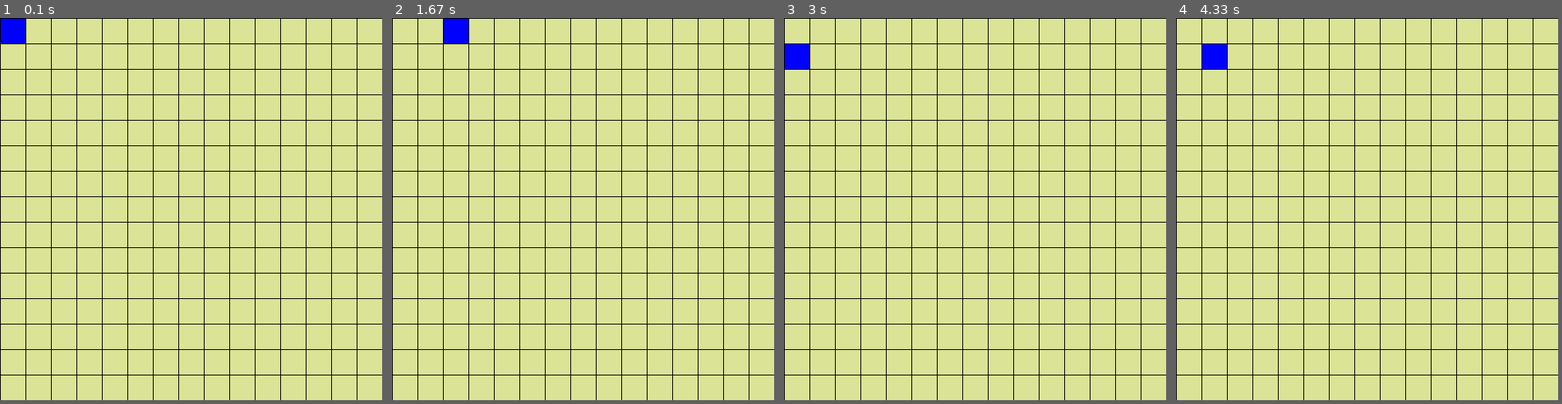
Above: before the commit, frames 1-4 (left to right).
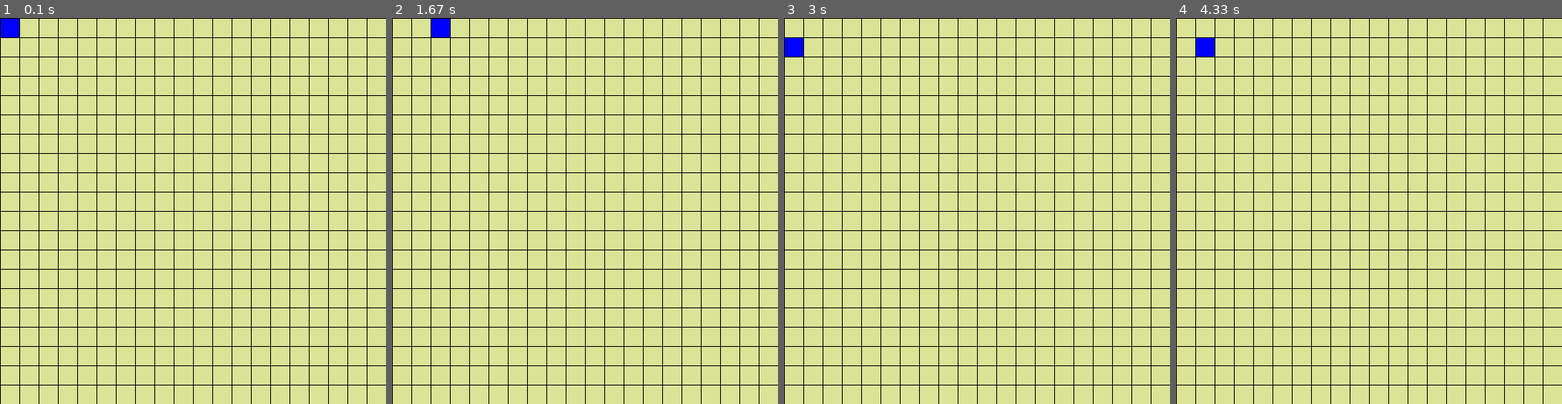
Above: after the commit, the same moments.

Repository: WallAshing/Pygame_labyrith
Game: pygame game, started from python.py
Two runs of this game, one before a commit and one after it. Both use one fixed random seed, a clock stepped at 60 frames per second and the inputs below.
Inputs:
- Up to frame 1 (0.1 s): no input
- Up to frame 2 (1.67 s): hold Right 0.33-0.8 s; hold Right 1.17-1.63 s
- Up to frame 3 (3 s): hold Left 1.67-2.2 s; hold Down 2.23-2.53 s; hold Left 2.57-2.97 s
- Up to frame 4 (4.33 s): hold Up 3-3.37 s; hold Right 3.4-4.03 s; hold Down from 4.07 s (still down)
The window is 495x495 before the commit and 500x500 after it. Grey fills any space a smaller window leaves; there, only what the larger window draws over its background counts as a difference.

The runs differ from the first frame. In frame 1, 13% of the frame differs, in the area x 0-100%, y 0-100%; in frame 2, 13%; in frame 3, 13%; in frame 4, 13%.

Commit message:
mapInit bug fix

Diff:
--- a/createNewMap.py
+++ b/createNewMap.py
@@ -12,10 +12,10 @@
 variables = Variables()
 
 def mapInit() :
-    for i in range(variables.mapSize + 1) :
-        for j in range(variables.mapSize + 1) :
+    for i in range(variables.mapSize) :
+        for j in range(variables.mapSize) :
             # if random.randint(1, 4) != 1 :
-            pygame.draw.rect(ecran, (218, 227, 150), pygame.Rect((i*variables.caseSize) - (variables.caseSize - 1), (j*variables.caseSize) - (variables.caseSize -1), (variables.caseSize - 1), (variables.caseSize - 1)))
+            pygame.draw.rect(ecran, (218, 227, 150), pygame.Rect((i*variables.caseSize) + 1, (j*variables.caseSize) + 1, (variables.caseSize - 1), (variables.caseSize - 1)))
             # else :
             #     pygame.draw.rect(ecran, (95, 97, 80), pygame.Rect((i*variables.caseSize) - (variables.caseSize - 1), (j*variables.caseSize) - (variables.caseSize -1), (variables.caseSize - 1), (variables.caseSize - 1)))
 
@@ -23,7 +23,7 @@
 # def mapDisplay() :
 #     for x in map :
 #         for y in map[x] :
-#             if map[x][y] == 1 :
-#                 pygame.draw.rect(ecran, (95, 97, 80), pygame.Rect((x*variables.caseSize) - (variables.caseSize - 1), (y*variables.caseSize) - (variables.caseSize -1), (variables.caseSize - 1), (variables.caseSize - 1)))
+# 			if map[x][y] == 1 :
+# 				pygame.draw.rect(ecran, (95, 97, 80), pygame.Rect((i*variables.caseSize) + 1, (j*variables.caseSize) + 1, (variables.caseSize - 1), (variables.caseSize - 1)))
 #             else :
-#                 pygame.draw.rect(ecran, (218, 227, 150), pygame.Rect((x*variables.caseSize) - (variables.caseSize - 1), (y*variables.caseSize) - (variables.caseSize -1), (variables.caseSize - 1), (variables.caseSize - 1)))
+#                 pygame.draw.rect(ecran, (218, 227, 150), pygame.Rect((i*variables.caseSize) + 1, (j*variables.caseSize) + 1, (variables.caseSize - 1), (variables.caseSize - 1)))
--- a/variables.py
+++ b/variables.py
@@ -1,7 +1,7 @@
 
 class Variables :
     def __init__(self) :
-        self.mapSize = 15
+        self.mapSize = 20
         self.windowSize = (500 // self.mapSize * self.mapSize, 500 // self.mapSize * self.mapSize)
         self.caseSize = self.windowSize[0] / self.mapSize
 
